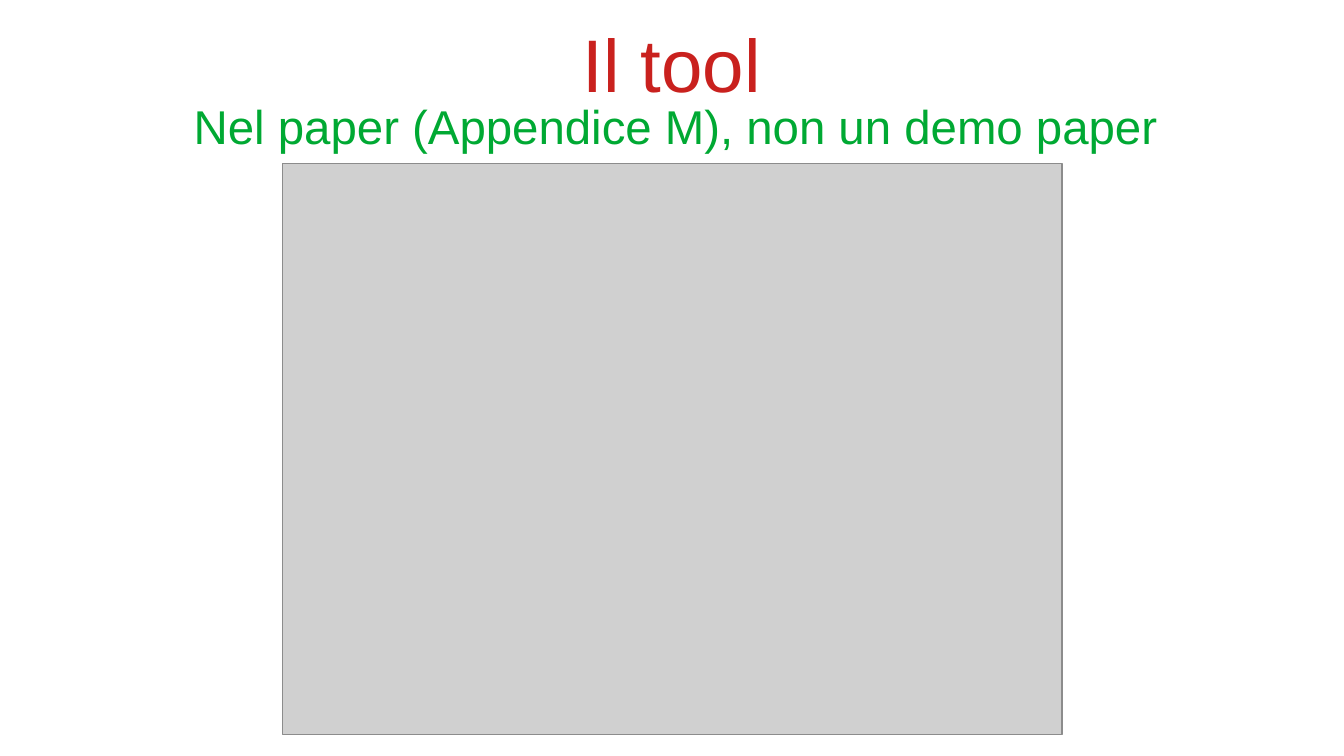
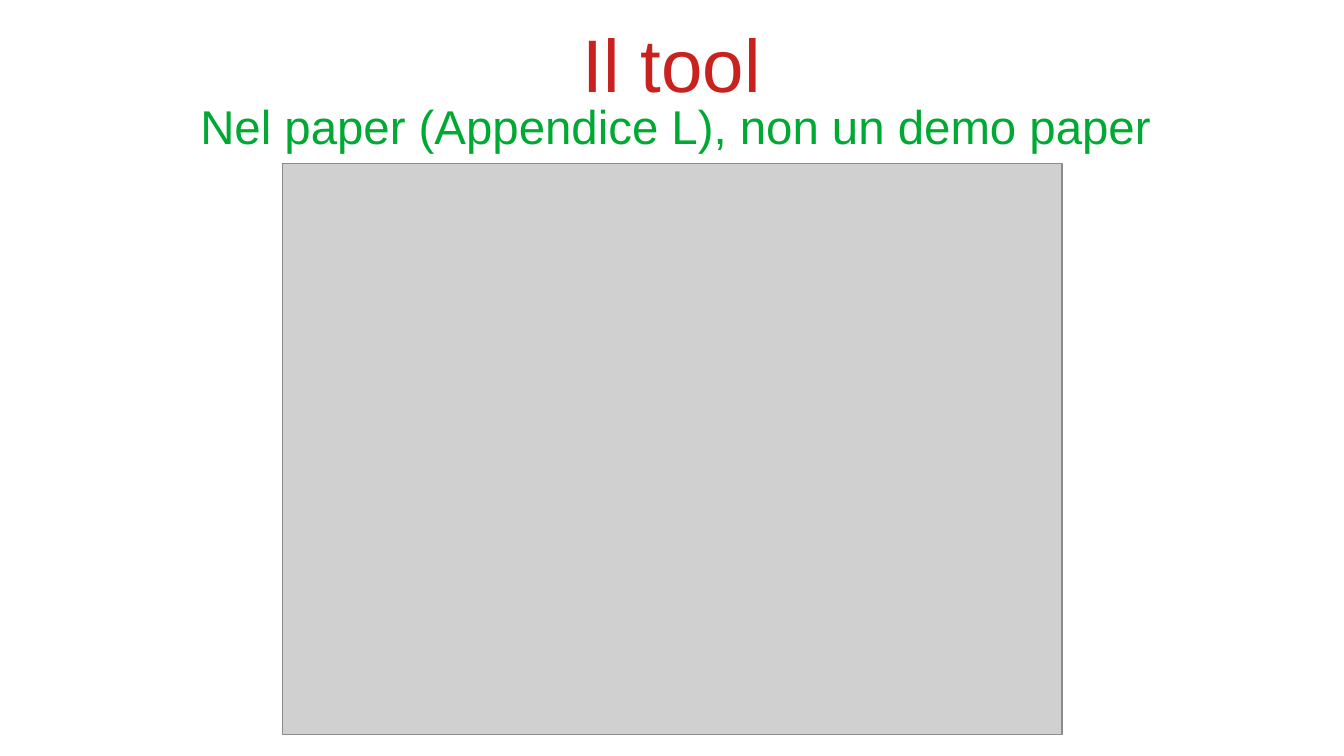
Before and after one commit to bianchi-john/PublisherClassification, a slide deck: slide 18 of Presentazioni/Paper rivista/PaperRivista.odp. Drawn at 1344x756 pixels with LibreOffice and Linux fonts; fonts in the diff are those of the drawing; grey boxes stand for pictures. Boxes give left, top, right and bottom in pixels: in the first picture for what was removed or moved away, otherwise in the second. Text is boxed around its words. In the diff, an @@ line names an element or a change of style, - is before the commit and + after.

```diff
--- a/Presentazioni/Paper rivista/PaperRivista.odp
+++ b/Presentazioni/Paper rivista/PaperRivista.odp
@@ title at box(200, 109, 1150, 154): text changed @@
-Nel paper (Appendice M), non un demo paper
+Nel paper (Appendice L), non un demo paper
```
Also in this commit, not shown: 10 other slides changed, 11 slides added, 5 slides removed, 36 other files.
